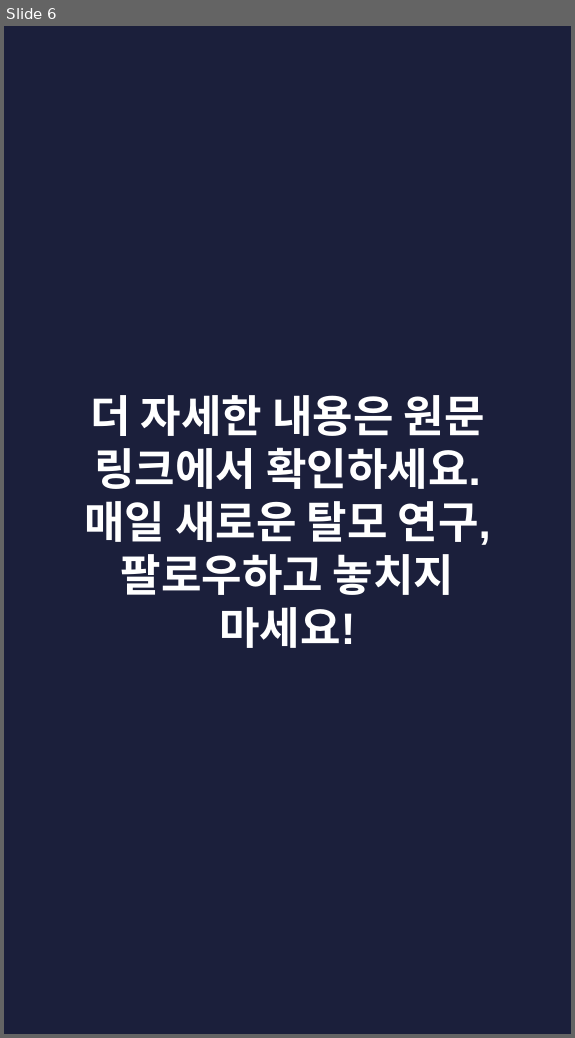
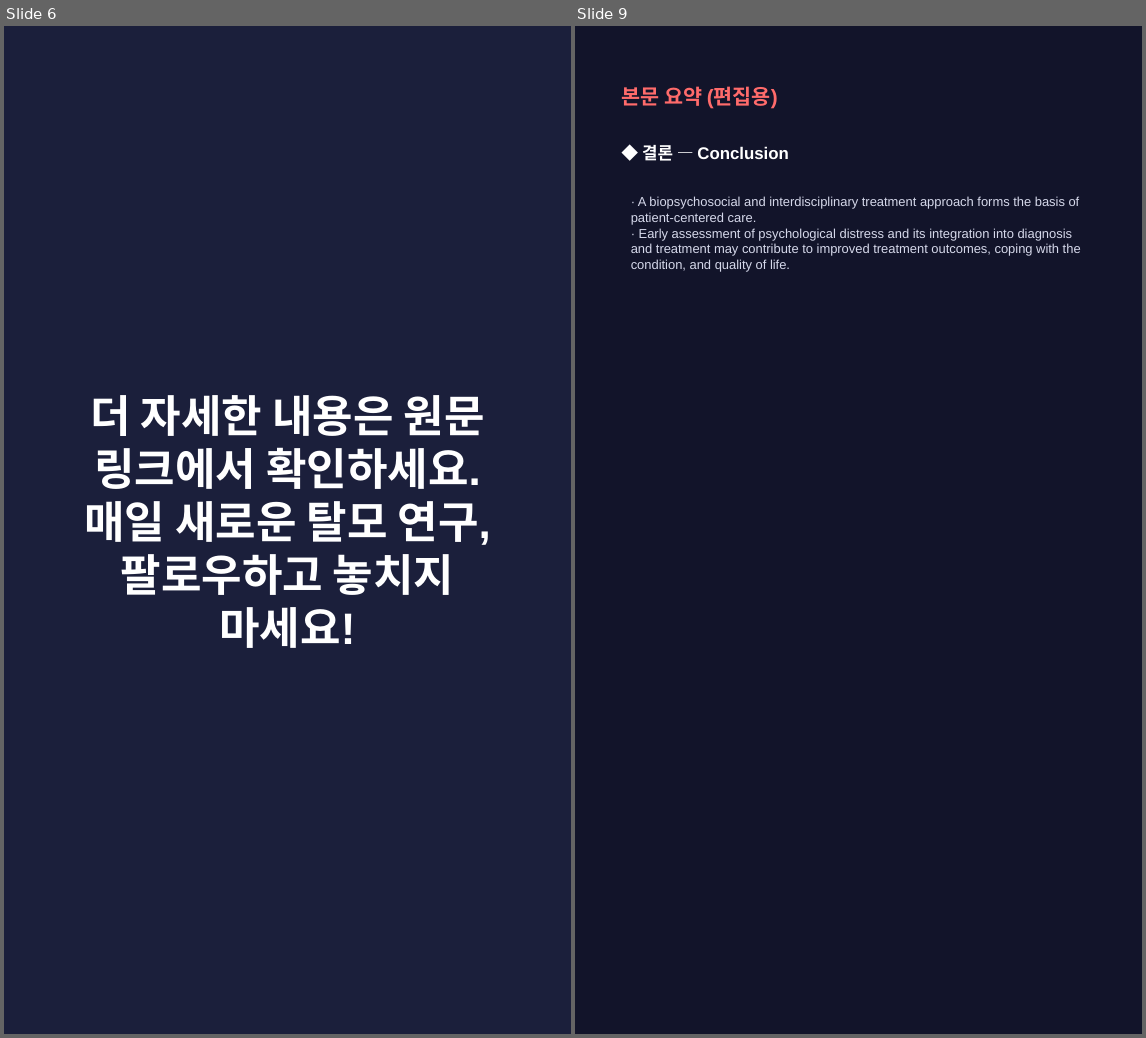
Before and after one commit to hyokang2010-BJ-ANTH/product-builder-test, a slide deck: pwa/data/latest/slides.pptx. Shown side by side, each under a label of ours: slide 6 before the commit, slides 6 and 9 after it; the slides between them are not shown. The pictures are 575x1038 and 1146x1038 pixels, drawn with LibreOffice and Linux fonts; fonts in the diff are those of the drawing. Boxes give left, top, right and bottom in pixels: in the first picture for what was removed or moved away, otherwise in the second. Text is boxed around its words. In the diff, an @@ line names an element or a change of style, - is before the commit and + after.

```diff
--- a/pwa/data/latest/slides.pptx
+++ b/pwa/data/latest/slides.pptx
@@ slide 9 added at (575,26,1142,1034), background #12142A @@
@@ text added at (621,86,778,109), 16 pt, text #FF6B6B, bold @@
+본문 요약 (편집용)
@@ text added at (642,145,788,161), 13 pt, text #FFFFFF, bold @@
+◆ 결론 — Conclusion
@@ text added at (631,196,1081,271), 10 pt, text #D5D8EA @@
+· A biopsychosocial and interdisciplinary treatment approach forms the basis of patient-centered care.
+· Early assessment of psychological distress and its integration into diagnosis and treatment may contribute to improved treatment outcomes, coping with the condition, and quality of life.
```
Also in this commit, not shown: 2 slides changed, 5 other slides added, 5 slides removed, 26 other files.
